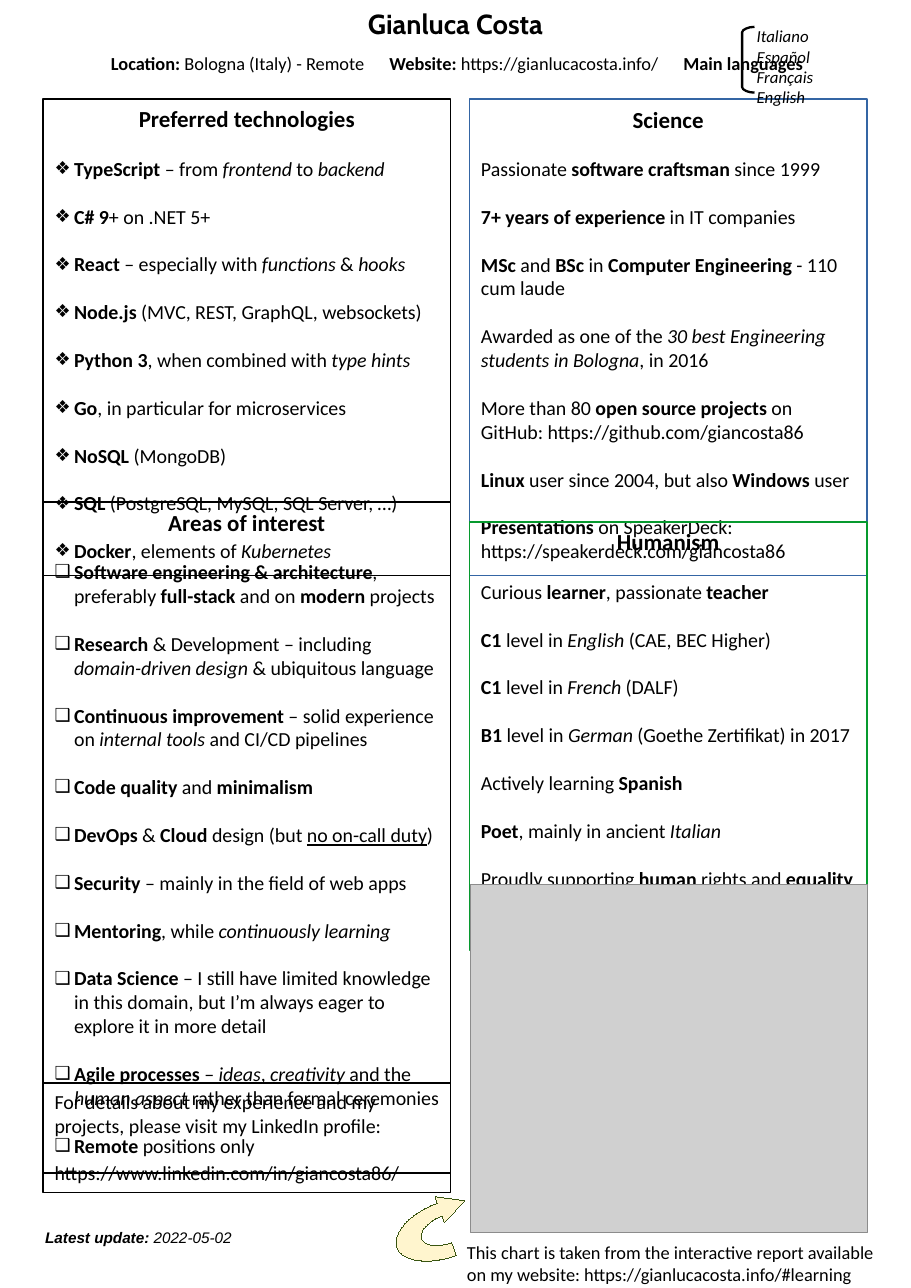
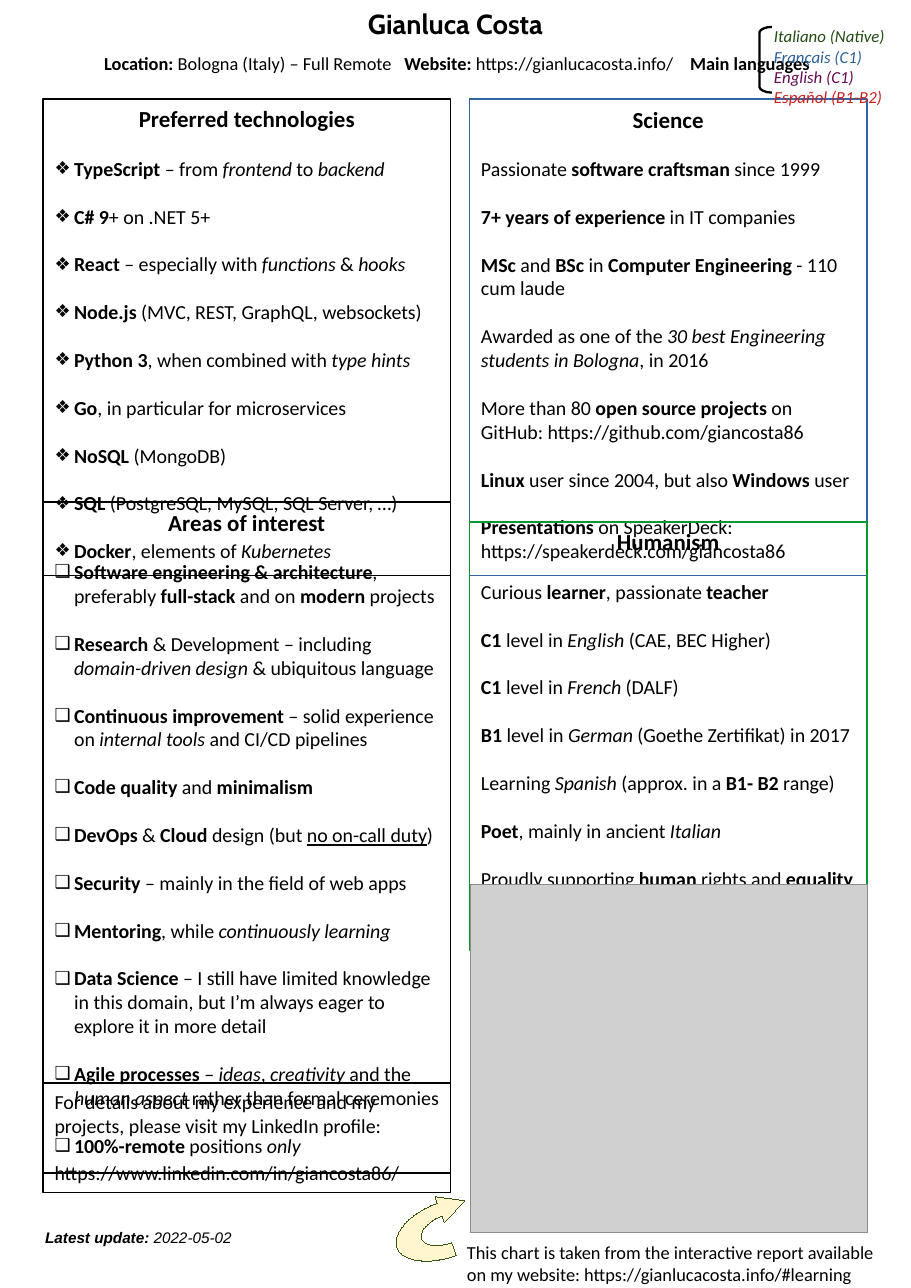
Before and after one commit to giancosta86/giancosta86.github.io, a slide deck: slide 1 of cv_costa_en.odp. Drawn at 911x1288 pixels with LibreOffice and Linux fonts; fonts in the diff are those of the drawing; grey boxes stand for pictures. Boxes give left, top, right and bottom in pixels: in the first picture for what was removed or moved away, otherwise in the second. Text is boxed around its words. In the diff, an @@ line names an element or a change of style, - is before the commit and + after.

```diff
--- a/cv_costa_en.odp
+++ b/cv_costa_en.odp
@@ freeform shape: place and size @@
-freeform shape at (741,26,753,93)
+freeform shape at (759,26,771,93)
@@ text at (104,55,810,75): text changed @@
-Location: Bologna (Italy) - Remote Website: https://gianlucacosta.info/ Main languages
+Location: Bologna (Italy) – Full Remote Website: https://gianlucacosta.info/ Main languages
@@ text at (774,30,885,108): text changed; text colour #000000 to #224B12 @@
-Italiano
-Español
-Français
-English
+Italiano (Native)
+Français (C1)
+English (C1)
+Español (B1-B2)
@@ text in rectangle at (481,775,835,794): text changed @@
-Actively learning Spanish
+Learning Spanish (approx. in a B1- B2 range)
@@ text in rectangle at (74,1136,301,1157): text changed @@
-❑ Remote positions only
+❑ 100%-remote positions only
```
Also in this commit, not shown: 1 other file.
